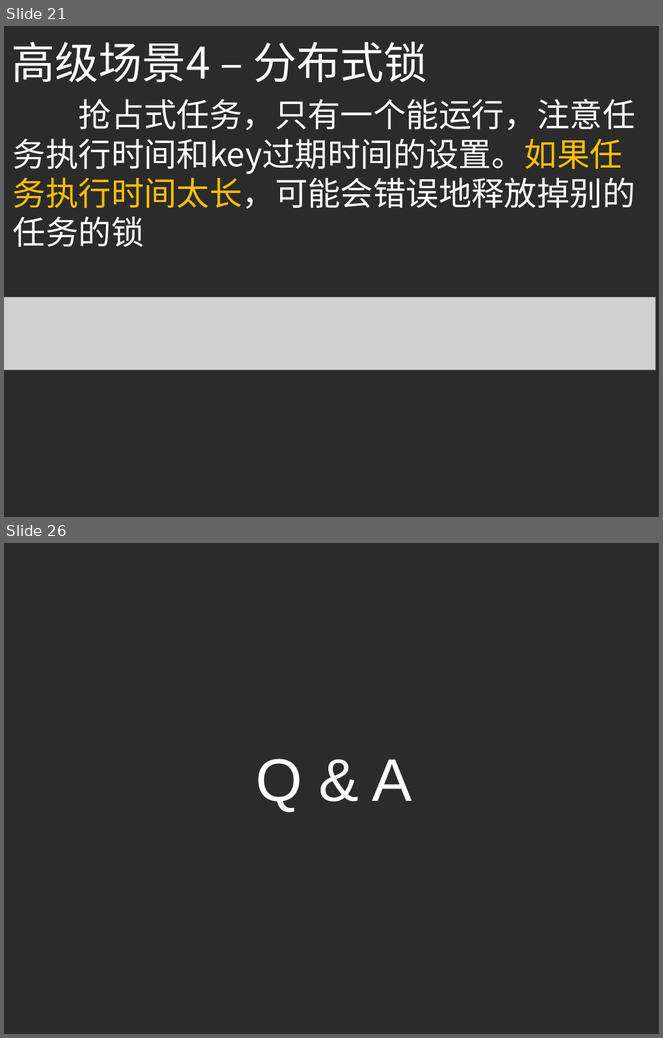
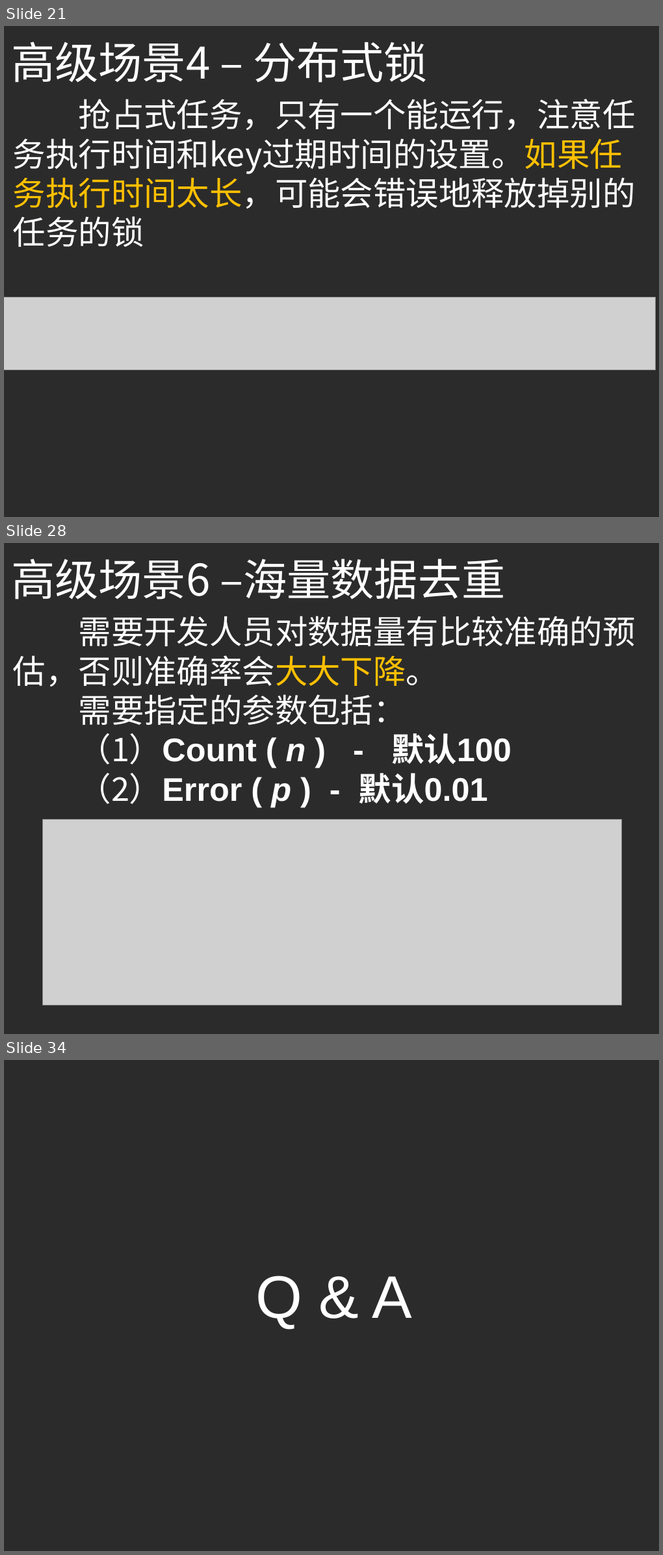
Before and after one commit to yellowb/redis-application-sharing, a slide deck: doc/SD_EP01_Redis_Adv_Application.pptx. Shown one above the other, each under a label of ours: slides 21 and 26 before the commit, slides 21, 28 and 34 after it; the slides between them are not shown. The pictures are 663x1038 and 663x1555 pixels, drawn with LibreOffice and Linux fonts; fonts in the diff are those of the drawing; grey boxes stand for pictures; background and template pictures are left out; a plain dark background stands for a picture behind light text. Boxes give left, top, right and bottom in pixels: in the first picture for what was removed or moved away, otherwise in the second. Text is boxed around its words. In the diff, an @@ line names an element or a change of style, - is before the commit and + after.

```diff
--- a/doc/SD_EP01_Redis_Adv_Application.pptx
+++ b/doc/SD_EP01_Redis_Adv_Application.pptx
@@ slide 28 added at [4,543,659,1034], background picture (left out) @@
@@ text added at [11,559,505,600], 48 pt, text #FFFFFF @@
+高级场景6 –海量数据去重
@@ text added at [13,616,636,808], 36 pt, text #FFFFFF @@
+需要开发人员对数据量有比较准确的预估，否则准确率会大大下降。
+需要指定的参数包括：
+（1）Count ( n ) - 默认100
+（2）Error ( p ) - 默认0.01
@@ picture added at [42,819,622,1005] @@
@@ what was slide 26 is now slide 34 @@
```
Also in this commit, not shown: 4 slides changed, 7 other slides added.
